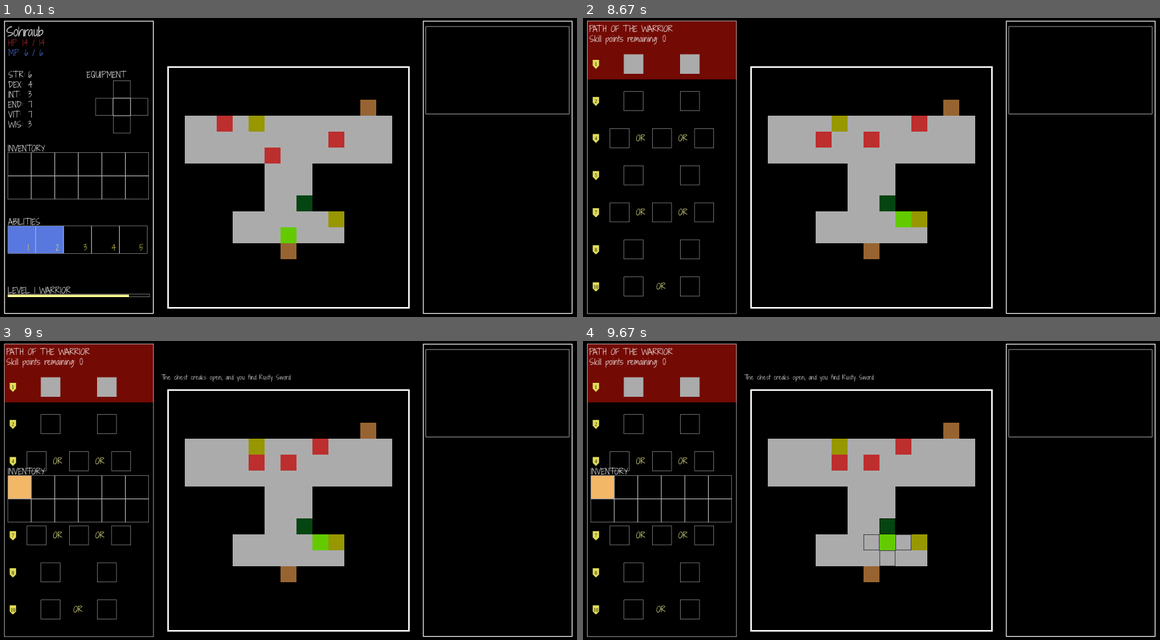
Above: before the commit, frames 1-4 (two rows, left to right).
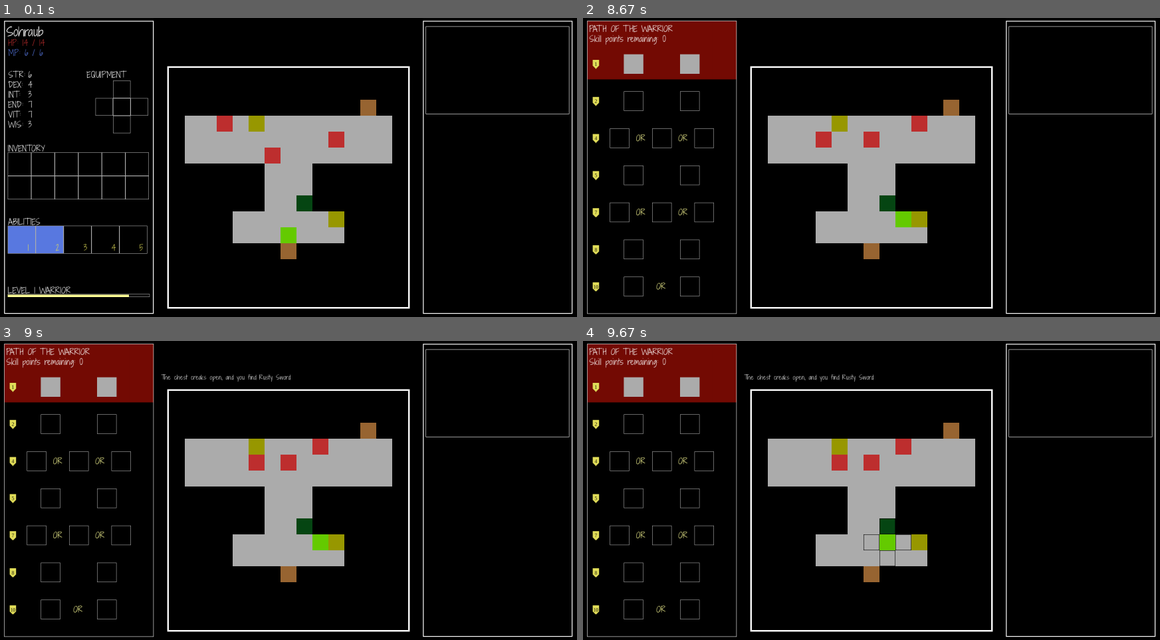
Above: after the commit, the same moments.

Repository: sohraub/untitled_pygame
Game: pygame game, started from main.py
Same seed, same stepped clock (60 frames per second), same inputs: the game is played once before the commit and once after it.
Inputs (mouse positions are in pixels of both pictures, inside the frame that each line leads up to):
- Up to frame 1 (0.1 s): no input
- Up to frame 2 (8.67 s): hold Right 0.33-0.8 s; hold Up 0.83-1.13 s; tap 2 at 0.98 s; click (663, 167) at 1.27 s; hold Right 1.5-1.97 s; tap 1 at 1.65, 3.08, 4.18, 5.62, 6.85, 8.02 s; click (888, 218) at 2.12 s; hold Left 2.37-2.9 s; tap T at 2.52, 3.75, 4.95, 6.35, 7.68 s; hold Down 2.93-3.23 s; move the mouse to (686, 236) at 3.27 s; click (686, 236) at 3.37 s; hold Left 3.6-4 s; hold Up 4.03-4.4 s; click (883, 65) at 4.55 s; hold Right 4.8-5.43 s; hold Down 5.47-5.83 s; click (871, 203) at 5.97 s; hold Left 6.2-6.67 s; hold Right 6.7-7.17 s; click (773, 68) at 7.3 s; hold Up 7.53-7.83 s; hold Right 7.87-8.33 s; click (1056, 161) at 8.48 s
- Up to frame 3 (9 s): tap D at 8.73 s
- Up to frame 4 (9.67 s): hold Left 9.07-9.6 s; tap 1 at 9.22 s; move the mouse to (692, 388) at 9.63 s

Frames 1-2 are identical in both runs. In frame 3, 0.9% of the frame differs, in the area x 1-26%, y 42-61%; in frame 4, 0.9%.

Commit message:
split the ability class into two subclasses, for active and passive abilities

Diff:
--- a/game_elements/ability.py
+++ b/game_elements/ability.py
@@ -2,13 +2,32 @@
 
 
 class Ability:
-    def __init__(self, name='', description='', active=False, targeting_function=None, function=None,
-                 targeting_function_params=None, multi_target=None, save_target=False, level=0, mp_cost=1, cooldown=0):
+    def __init__(self, name='', description='', active=False, level=0):
         """
-        Abilities are used by the player to make their lives easier.
+        Abilities are used by the player to make their lives easier. This class serves as a base class for active
+        abilities and passive abilities.
         :param name: String, the name of the ability.
         :parm description: String, describing the ability.
         :param active: Boolean, if true this skill is an active skill, else it is a passive skill.
+        :param level: Int, the level of the skill which determines the numbers behind its effectiveness.
+        """
+        self.name = name
+        self.description = parse_description(description, char_limit=30)
+        self.active = active
+        self.level = level
+
+    def __str__(self):
+        return f'Level {self.level} {self.name}'
+
+    def __repr__(self):
+        return f'Level {self.level} {self.name}'
+
+
+class ActiveAbility(Ability):
+    def __init__(self, name='', description='', active=True, targeting_function=None, function=None,
+                 targeting_function_params=None, multi_target=None, save_target=False, level=0, mp_cost=1, cooldown=0):
+        """
+        Active abilities are abilities the player must actively use.
         :param targeting_function: A function called in the targeting phase, which will highlight on the board all the
                                    square that this ability can target, if the ability is active.
         :param targeting_function_params: A dict of parameters for the targeting function, if necessary. None otherwise
@@ -17,7 +36,6 @@
                              relative to the target chosen through the targeting function. Otherwise None
         :param save_target: A boolean flag, set to True only for function which target a tile, but don't actually
                             affect a target on the tile but need those coordinates saved for other purposes.
-        :param level: Int, the level of the skill which determines the numbers behind its effectiveness.
         :param mp_cost: Int, the cost in mp points to use this ability once.
         :param cooldown: Int, the number of turns it takes for this ability to recharge.
 
@@ -26,24 +44,15 @@
                      is used.
 
         """
-        self.name = name
-        self.description = parse_description(description, char_limit=30)
-        self.active = active
+        super().__init__(name, description, active, level)
         self.targeting_function = targeting_function if self.active else None
         self.targeting_function_params = targeting_function_params if targeting_function_params is not None else dict()
         self.function = function
         self.multi_target = multi_target
         self.save_target = save_target
-        self.level = level
         self.cooldown = cooldown
         self.mp_cost = mp_cost
         self.turns_left = 0
-
-    def __str__(self):
-        return f'Level {self.level} {self.name}'
-
-    def __repr__(self):
-        return f'Level {self.level} {self.name}'
 
     def to_dict(self):
         return {
@@ -55,3 +64,36 @@
             'mp_cost': self.mp_cost,
             'turns_left': self.turns_left
         }
+
+
+class PassiveAbility(Ability):
+    def __init__(self, name='', description='', active=False, level=0, mod_group='combat', specific_mod='', value=0):
+        """
+        Passive abilities are enabled as soon as they are allocated, and stay passively enabled forever (unless they
+        somehow become de-allocated). Will be stored in the Player class as a dict of modifiers.
+        :param mod_group: The high-level area where this ability's modifier will be applied.
+        :param specific_mod: The specific value this ability will modify
+        :param value: The magnitude of the modification.
+        For example, assume the player allocated a passive skill that increased their crit rate by 5%. Then the Player's
+        passive ability dict will look like:
+        passive_abilities = {
+            'combat': {
+                'crit_rate': 5
+            }
+        }
+        """
+        super().__init__(name, description, active, level)
+        self.mod_group = mod_group
+        self.specific_mod = specific_mod
+        self.value = value
+
+    def to_dict(self):
+        return {
+            'name': self.name,
+            'description': self.description,
+            'active': self.active,
+            'level': self.level,
+            'mod_group': self.mod_group,
+            'specific_mod': self.specific_mod,
+            'value': self.value
+        }
--- a/game_elements/classes/warrior.py
+++ b/game_elements/classes/warrior.py
@@ -3,7 +3,7 @@
 import math
 
 from rendering import board_renderer
-from game_elements.ability import Ability
+from game_elements.ability import ActiveAbility, Ability
 from utility_functions import get_knockback
 
 
@@ -33,10 +33,11 @@
     }
     return ability_outcomes
 
-heavy_strike = Ability(name='Heavy Strike', mp_cost=2,
-                       description=f'Strike an enemy with all your might, dealing massive damage and knocking them back',
-                       active=True, targeting_function=board_renderer.highlight_adjacent_tiles,
-                       function=heavy_strike_func, level=1, cooldown=5)
+heavy_strike = ActiveAbility(name='Heavy Strike', mp_cost=2,
+                             description=f'Strike an enemy with all your might, dealing massive damage and knocking'
+                                         f' them back', active=True,
+                             targeting_function=board_renderer.highlight_adjacent_tiles,
+                             function=heavy_strike_func, level=1, cooldown=5)
 
 
 def trolls_blood_func(self, skill_level, **kwargs):
@@ -49,11 +50,11 @@
         'console_text': ["You cast Troll's Blood on yourself."]
     }
 
-trolls_blood = Ability(name="Troll's Blood", mp_cost=3,
-                       description=f'Cast a spell on yourself to gain some passive health regeneration. Healing amount '
-                                   f'scales with WIS.',
-                       active=True, targeting_function=board_renderer.highlight_self,
-                       function=trolls_blood_func, level=1, cooldown=15)
+trolls_blood = ActiveAbility(name="Troll's Blood", mp_cost=3,
+                             description=f'Cast a spell on yourself to gain some passive health regeneration. Healing '
+                                         f'amount scales with WIS.',
+                             active=True, targeting_function=board_renderer.highlight_self,
+                             function=trolls_blood_func, level=1, cooldown=15)
 
 
 def leap_slam_func(self, targets, skill_level):
@@ -83,11 +84,11 @@
     ability_outcomes['console_text'] = [console_text]
     return ability_outcomes
 
-leap_slam = Ability(name='Leap Slam', mp_cost=4,
-                    description='Leap towards a targeted space, damaging and knocking back all adjacent enemies',
-                    active=True, targeting_function=board_renderer.highlight_radius_with_splash_target,
-                    targeting_function_params={'radius': 4}, function=leap_slam_func, level=0, cooldown=10,
-                    save_target=True, multi_target=[(1, 0), (0, 1), (-1, 0), (0, -1)])
+leap_slam = ActiveAbility(name='Leap Slam', mp_cost=4,
+                          description='Leap towards a targeted space, damaging and knocking back all adjacent enemies',
+                          active=True, targeting_function=board_renderer.highlight_radius_with_splash_target,
+                          targeting_function_params={'radius': 4}, function=leap_slam_func, level=0, cooldown=10,
+                          save_target=True, multi_target=[(1, 0), (0, 1), (-1, 0), (0, -1)])
 
 
 SKILL_TREE = {
--- a/game_elements/player.py
+++ b/game_elements/player.py
@@ -53,7 +53,11 @@
             'thirsty': [20, 20, 0]
         }
         self.active_abilities = list()
-        self.passive_abilities = list()
+        self.passive_abilities = {
+            'combat': dict(),
+            'on_kill': dict(),
+            'board_mods': dict()
+        }
         self.skill_tree = skill_tree
         self.set_abilities_from_skill_tree()
         self.level = level
@@ -88,7 +92,8 @@
             'equipment': self.equipment,
             'conditions': self.conditions,
             'active_abilities': [ability.to_dict() for ability in self.active_abilities],
-            'passive_abilities': [ability.to_dict() for ability in self.passive_abilities],
+            # 'passive_abilities': [ability.to_dict() for ability in self.passive_abilities],
+            'passive_abilities': {},
             'level': self.level,
             'profession': self.profession,
             'skill_tree': self.skill_tree,
@@ -200,6 +205,10 @@
         return console_text
 
     def basic_attack(self, target):
+        """
+        For when the player attacks an enemy. Calculates damage based on strength, whether or not there's a crit or a
+        miss based on dex, and applies the damage, if any, to the target.
+        """
         console_text = ['']
         base_damage = max(self.attributes['str'] - target.attributes['end'], 1) + self.off_rating
         base_accuracy = 70 + 5 * (self.attributes['dex'] - target.attributes['dex'])
@@ -210,8 +219,6 @@
         elif random.randint(0, 100) >= base_accuracy:
             base_damage = 0
             console_text[0] += 'Miss! '
-        # The join in the formatting below just replaces _ with spaces and gets rid of the uuid in enemy names.
-        # e.g. large_rat_81d1db04-dfba-4680-a179-dba9d91cdc23 -> large rat
         console_text[0] += f"You dealt {base_damage} damage to {target.display_name}. "
         target.hp[0] = max(target.hp[0] - base_damage, 0)
         if target.hp[0] == 0:
--- a/player_panel.py
+++ b/player_panel.py
@@ -67,43 +67,59 @@
 
     def refresh_hp_mp(self):
         """Method to refresh the displayed HP and MP values."""
+        if self.skill_tree_displaying:
+            return
         player_panel_renderer.draw_hp_mp(self.player_dict['hp'], self.player_dict['mp'], refresh=True)
 
     def refresh_statuses(self):
         """Method to refresh the players statuses."""
+        if self.skill_tree_displaying:
+            return
         _, self.buff_rects, self.debuff_rects = player_panel_renderer.draw_status(self.player_dict['status']['buffs'],
                                                                                   self.player_dict['status']['debuffs'],
                                                                                   refresh=True)
 
     def refresh_level_and_exp(self):
         """Method to refresh the displayed level and experience bar."""
+        if self.skill_tree_displaying:
+            return
         player_panel_renderer.draw_level_and_experience(self.player_dict['level'], self.player_dict['profession'],
                                                         self.player_dict['experience'], refresh=True)
 
     def refresh_attributes(self):
         """Method to refresh the displayed players attributes."""
+        if self.skill_tree_displaying:
+            return
         player_panel_renderer.draw_attributes(self.player_dict['attributes'], self.level_up_points, refresh=True)
         if self.level_up_points > 0:
             player_panel_renderer.draw_attribute_level_up_buttons(self.level_up_points)
 
     def refresh_conditions(self):
         """Method to refresh the displayed conditions."""
+        if self.skill_tree_displaying:
+            return
         player_panel_renderer.draw_conditions(self.player_dict['conditions'], refresh=True)
 
     def refresh_inventory(self):
         """
         Refresh the displayed inventory, as well as re-set self.inventory_tiles based on the occupied inventory slots.
         """
+        if self.skill_tree_displaying:
+            return
         self.inventory_tiles, _ = player_panel_renderer.draw_inventory(self.player_dict['inventory'], refresh=True)
 
     def refresh_abilities(self):
         """Refresh the displayed abilities."""
+        if self.skill_tree_displaying:
+            return
         self.ability_tiles, _ = player_panel_renderer.draw_active_abilities(self.player_dict['active_abilities'],
                                                                             refresh=True,
                                                                             skill_points=self.skill_tree.skill_points)
 
     def refresh_equipment(self):
         """Refresh the displayed inventory, as well as reset self.equipment_tiles base on occupied equipment slots."""
+        if self.skill_tree_displaying:
+            return
         self.equipment_tiles, _ = player_panel_renderer.draw_equipment(self.player_dict['equipment'], refresh=True)
 
     def handle_panel_mouseover(self):
@@ -145,6 +161,8 @@
         """
         Handle cases when the mouse is over the statuses, to display tooltip info for buffs and debuffs.
         """
+        if self.skill_tree_displaying:
+            return
         mouse_pos = mouse.get_pos()
         buff_index = None
         debuff_index = None
@@ -175,6 +193,8 @@
         self.level_up_points > 0. In this case, buttons will appear next to each attribute, and the player can click
         these buttons to allocate any level_up points they have to increase these attributes.
         """
+        if self.skill_tree_displaying:
+            return
         if self.level_up_points > 0:
             level_up_buttons = player_panel_renderer.draw_attribute_level_up_buttons(self.level_up_points,
                                                                                      return_only=True)
@@ -201,6 +221,8 @@
         """
         Method to specifically handle cases then the mouse is over the inventory, and display the appropriate item info.
         """
+        if self.skill_tree_displaying:
+            return
         item_index = None
         item_tile = None
         mouse_pos = mouse.get_pos()
@@ -223,6 +245,8 @@
         equipped in the slot being moused over, display that item's tooltip. Otherwise, display a tooltip showing the
         empty slot.
         """
+        if self.skill_tree_displaying:
+            return
         mouse_pos = mouse.get_pos()
         slot_moused_over = ''
         for slot in self.equipment_tiles:
@@ -242,6 +266,8 @@
         """
         Handle cases when mouse is over player abilities, listening for clicks on ability tiles and displaying tooltips.
         """
+        if self.skill_tree_displaying:
+            return
         mouse_pos = mouse.get_pos()
         ability_index = None
         for index, tile in enumerate(self.ability_tiles):
@@ -260,10 +286,14 @@
         Method to handle the case when the mouse is over the player's conditions, calling the rendering method to draw
         the detail window.
         """
+        if self.skill_tree_displaying:
+            return
         player_panel_renderer.draw_condition_details(self.player_dict['conditions'], self.conditions_rect)
 
     def handle_level_exp_mouseover(self):
         """Handles displaying tooltip when user mouses over their level or experience bar."""
+        if self.skill_tree_displaying:
+            return
         self.tooltip_focus = self.level_and_exp_rect
         player_panel_renderer.draw_exp_details(self.player_dict['experience'])
 
--- a/rendering/player_panel_renderer.py
+++ b/rendering/player_panel_renderer.py
@@ -508,6 +508,10 @@
         top_left_y = mouse_pos[1] - (1.5 * ITEM_TOOLTIP_HEIGHT)
     else:
         top_left_y = mouse_pos[1]
+    if ability.get('cooldown', False):  # Ability will only have a cooldown entry if it's an active ability
+        draw_active_ability_details(ability, top_left_x, top_left_y, player_mp)
+
+def draw_active_ability_details(ability, top_left_x, top_left_y, player_mp):
     window_body = ability['description'] + ['----', f'Level: {ability["level"]}', f'Cooldown: {ability["cooldown"]}',
                                             f'MP Cost: {ability["mp_cost"]}']
     if player_mp is not None:
